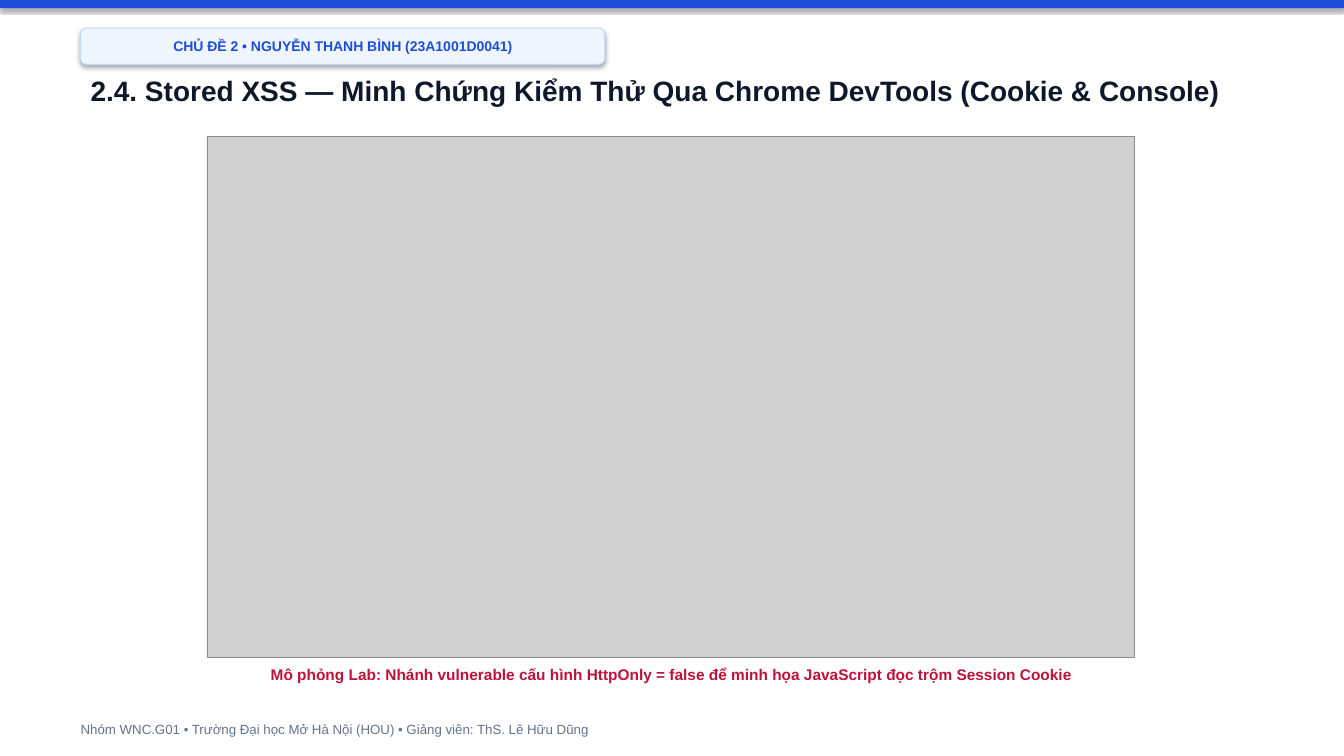
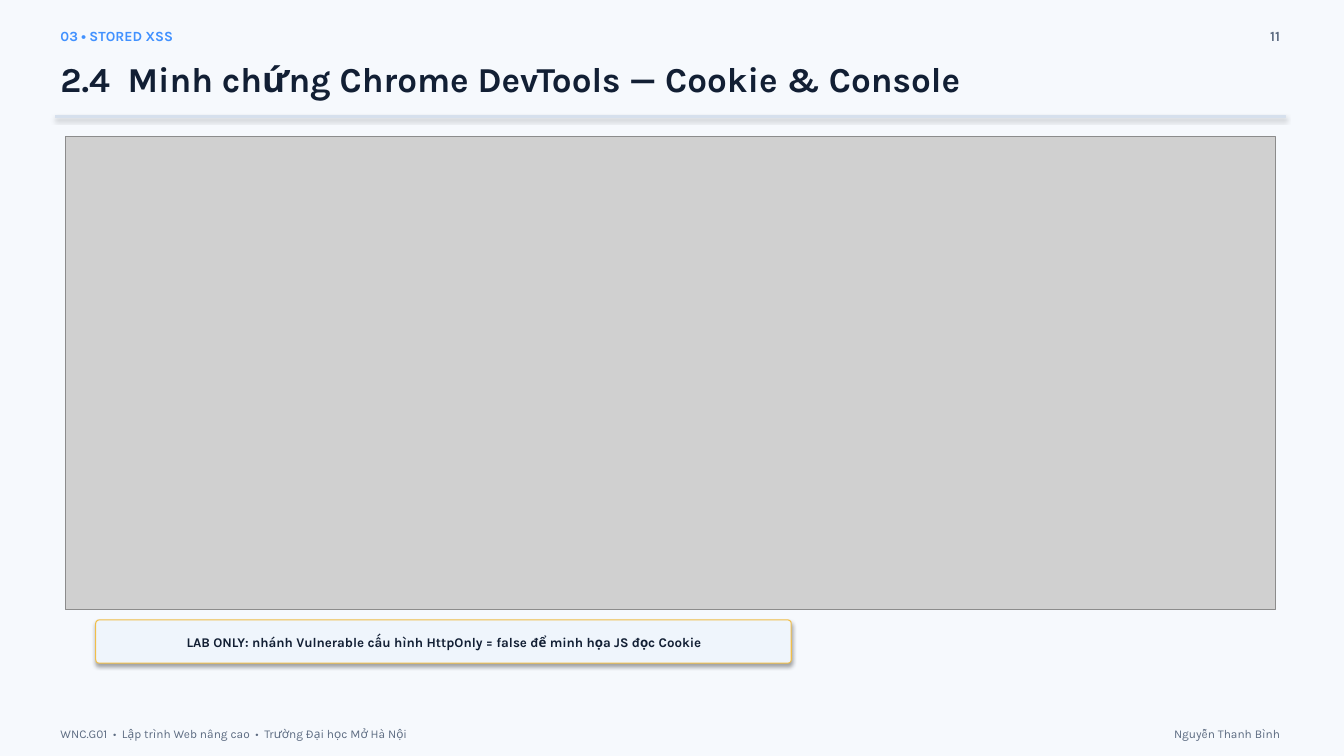
Before and after one commit to hocjsoo/OWASP_Demo, a slide deck: slide 11 of Slide_OWASP_Top3_Nhom_WNC_G01.pptx. Drawn at 1344x756 pixels with LibreOffice and Linux fonts; fonts in the diff are those of the drawing; grey boxes stand for pictures. Boxes give left, top, right and bottom in pixels: in the first picture for what was removed or moved away, otherwise in the second. Text is boxed around its words. In the diff, an @@ line names an element or a change of style, - is before the commit and + after.

Commit message:
fix: adjust bounding boxes and offsets to eliminate text and badge overlaps

```diff
--- a/Slide_OWASP_Top3_Nhom_WNC_G01.pptx
+++ b/Slide_OWASP_Top3_Nhom_WNC_G01.pptx
@@ background #FFFFFF to #F6F9FD @@
@@ rectangle removed at (0, 0, 1344, 8) @@
@@ rounded rectangle removed at (81, 28, 605, 65) @@
-CHỦ ĐỀ 2 • NGUYỄN THANH BÌNH (23A1001D0041)
@@ text added at (60, 31, 173, 41), 10 pt, text #4191FF, bold @@
+03 • STORED XSS
@@ text added at (1270, 32, 1280, 41), 10 pt, text #5D6C82, bold @@
+11
@@ text at (60, 67, 960, 93): text changed; size 20 to 25 pt; font Arial to Karla; text colour #0F172A to #121F34 @@
-2.4. Stored XSS — Minh Chứng Kiểm Thử Qua Chrome DevTools (Cookie & Console)
+2.4 Minh chứng Chrome DevTools — Cookie & Console
@@ rectangle added at (55, 116, 1286, 117), fill #D6E0ED, outline #D6E0ED 0.75 pt @@
@@ picture: place and size @@
-picture at (208, 136, 1135, 657)
+picture at (66, 136, 1275, 610)
@@ rounded rectangle added at (96, 620, 791, 663), fill #EFF5FC, outline #F1BE48 0.75 pt @@
@@ text at (187, 636, 702, 651): text changed; size 11 to 9.5 pt; font Arial to Karla; text colour #BE123C to #121F34 @@
-Mô phỏng Lab: Nhánh vulnerable cấu hình HttpOnly = false để minh họa JavaScript đọc trộm Session Cookie
+LAB ONLY: nhánh Vulnerable cấu hình HttpOnly = false để minh họa JS đọc Cookie
@@ text at (60, 729, 386, 741): text changed; size 9.5 to 8.5 pt; font Arial to Karla; text colour #64748B to #5D6C82 @@
-Nhóm WNC.G01 • Trường Đại học Mở Hà Nội (HOU) • Giảng viên: ThS. Lê Hữu Dũng
+WNC.G01 • Lập trình Web nâng cao • Trường Đại học Mở Hà Nội
@@ text added at (1218, 729, 1280, 738), 8.5 pt, text #5D6C82 @@
+Nguyễn Thanh Bình
```
Also in this commit, not shown: 18 other slides changed.
